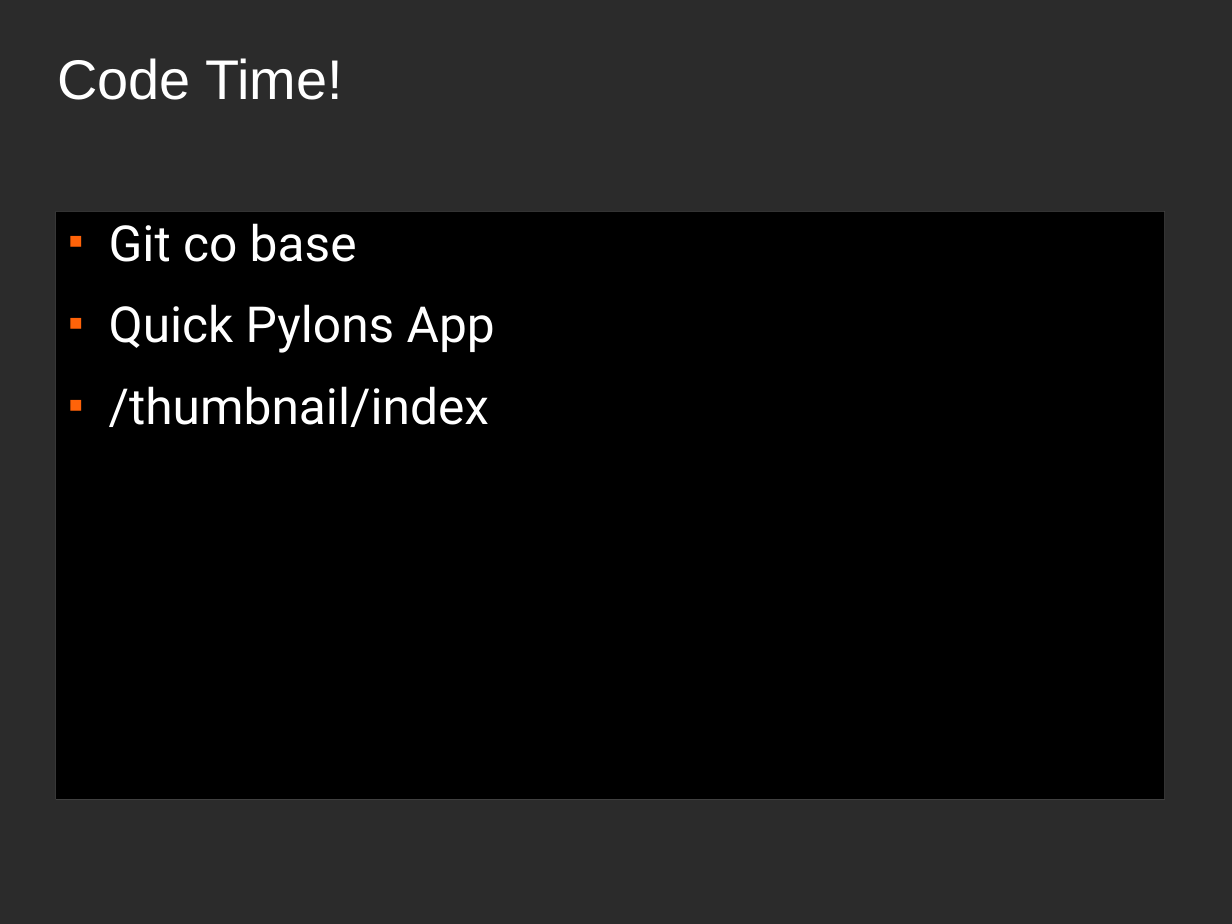
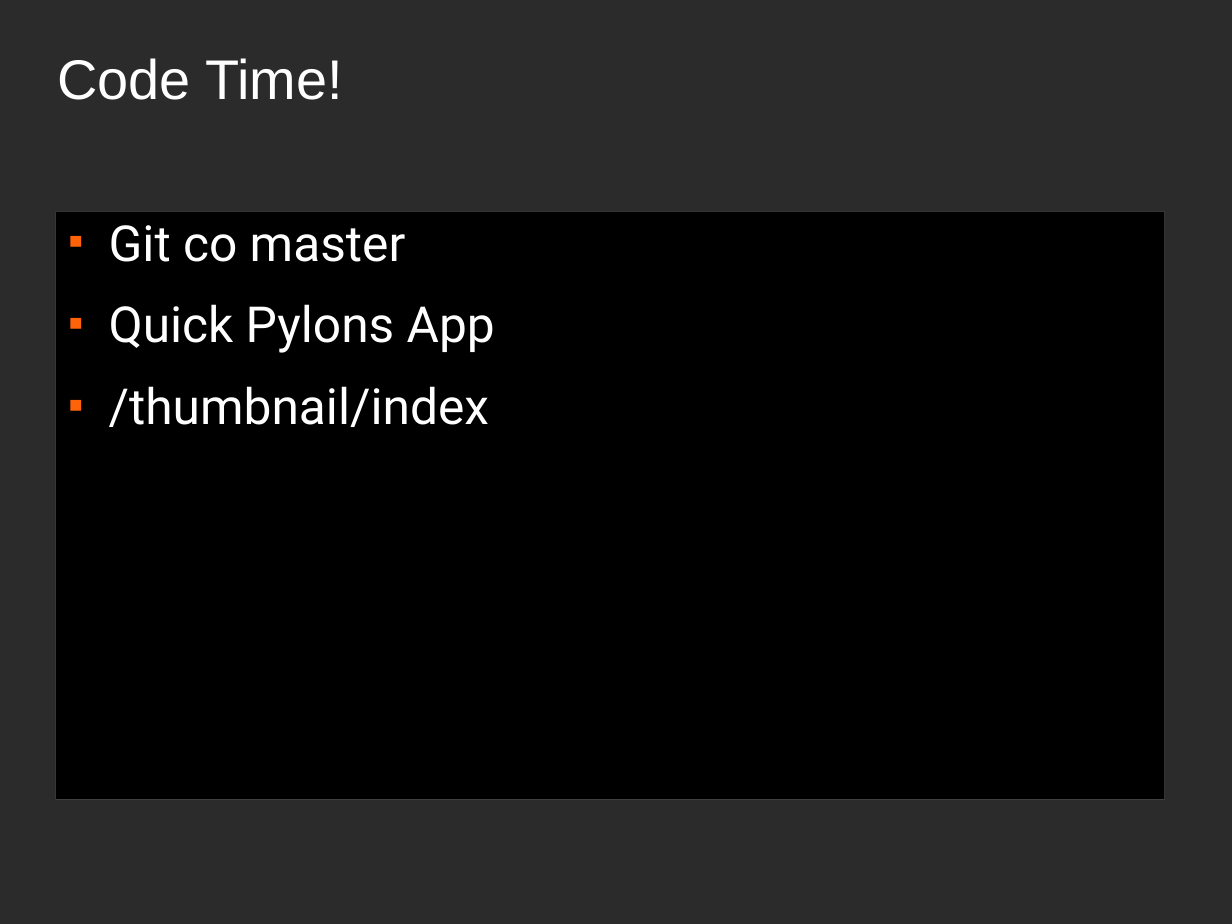
Before and after one commit to mitechie/celerytalk, a slide deck: slide 7 of headshrinker/codemash.odp. Drawn at 1232x924 pixels with LibreOffice and Linux fonts; fonts in the diff are those of the drawing; background and template pictures are left out; a plain dark background stands for a picture behind light text. Boxes give left, top, right and bottom in pixels: in the first picture for what was removed or moved away, otherwise in the second. Text is boxed around its words. In the diff, an @@ line names an element or a change of style, - is before the commit and + after.

```diff
--- a/headshrinker/codemash.odp
+++ b/headshrinker/codemash.odp
@@ text at bbox=[109, 225, 406, 262]: text changed @@
-■ Git co base
+■ Git co master
```
Also in this commit, not shown: 8 other slides changed, 2 slides added, 6 other files.
